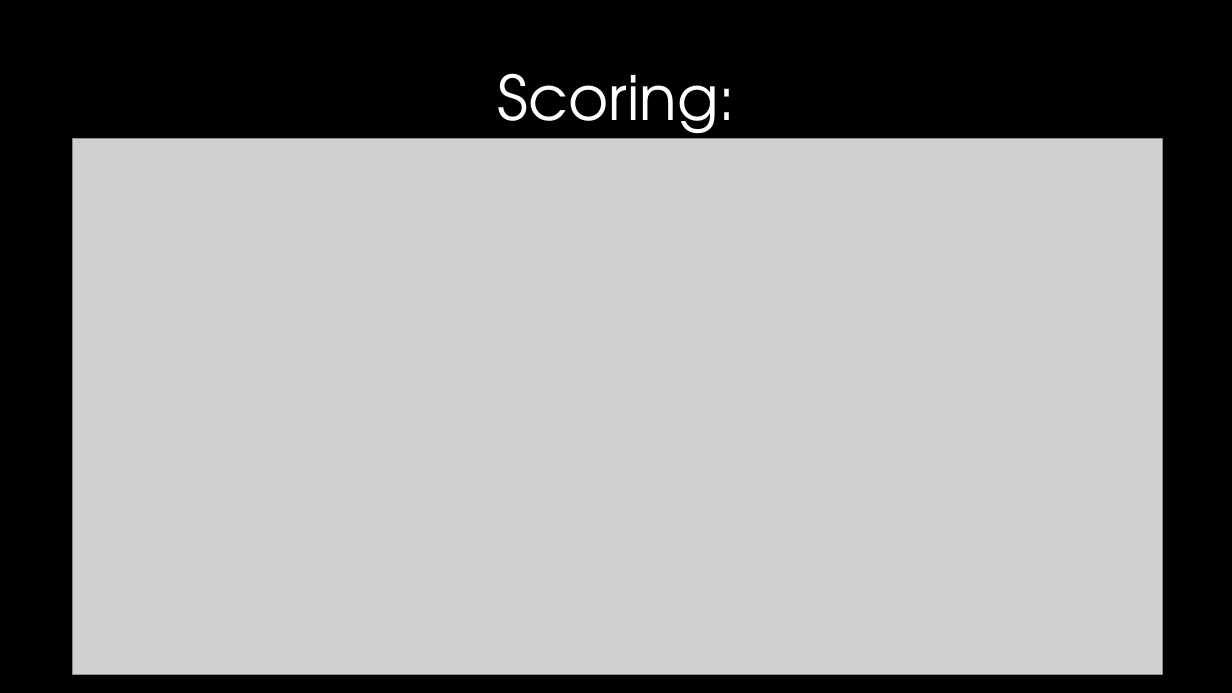
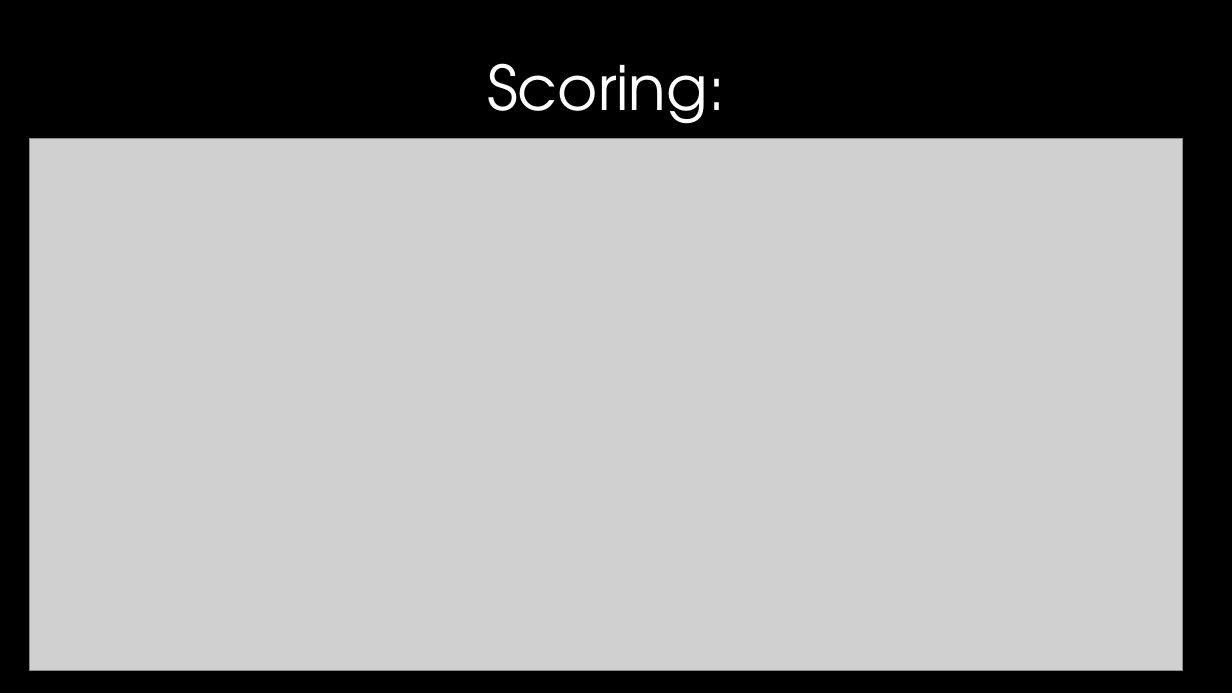
Before and after one commit to Rohith-Innamuri/OilSpill-Game, a slide deck: slide 13 of Project ppt.pptx. Drawn at 1232x693 pixels with LibreOffice and Linux fonts; fonts in the diff are those of the drawing; grey boxes stand for pictures; background and template pictures are left out. Boxes give left, top, right and bottom in pixels: in the first picture for what was removed or moved away, otherwise in the second. Text is boxed around its words. In the diff, an @@ line names an element or a change of style, - is before the commit and + after.

```diff
--- a/Project ppt.pptx
+++ b/Project ppt.pptx
@@ text "Scoring:" moved from (x1=498, y1=73, x2=736, y2=149) to (x1=487, y1=63, x2=725, y2=139) @@
@@ text "Scoring:" at (x1=487, y1=63, x2=725, y2=139): alignment left to centre @@
@@ picture resized from (x1=73, y1=138, x2=1163, y2=674) to (x1=30, y1=138, x2=1182, y2=671) @@
```
Also in this commit, not shown: 7 other slides changed, 2 slides added, 18 other files.
